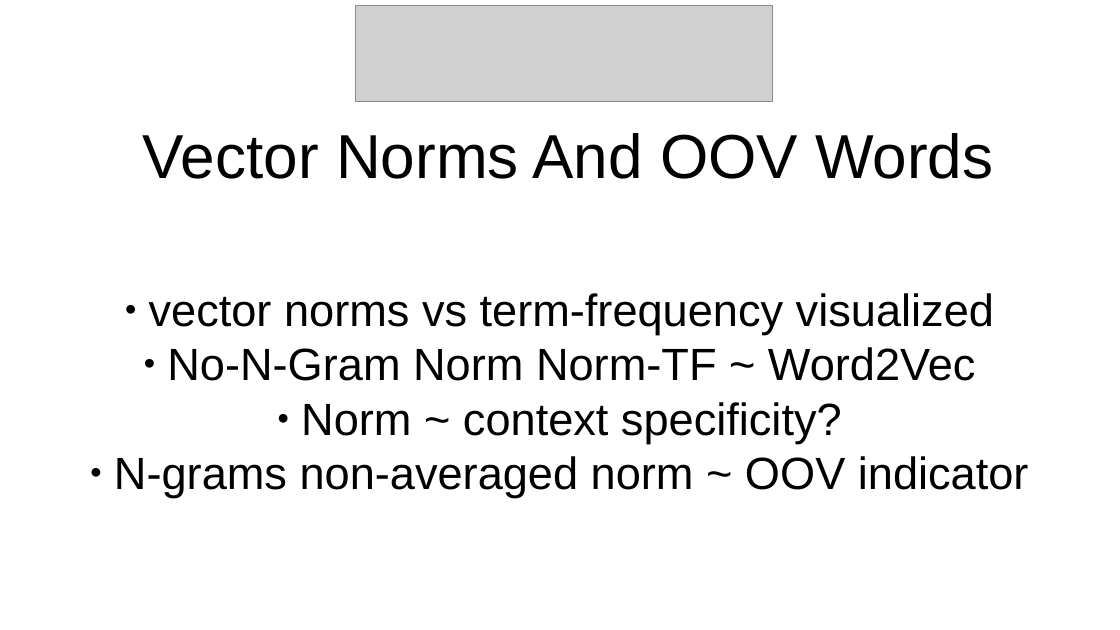
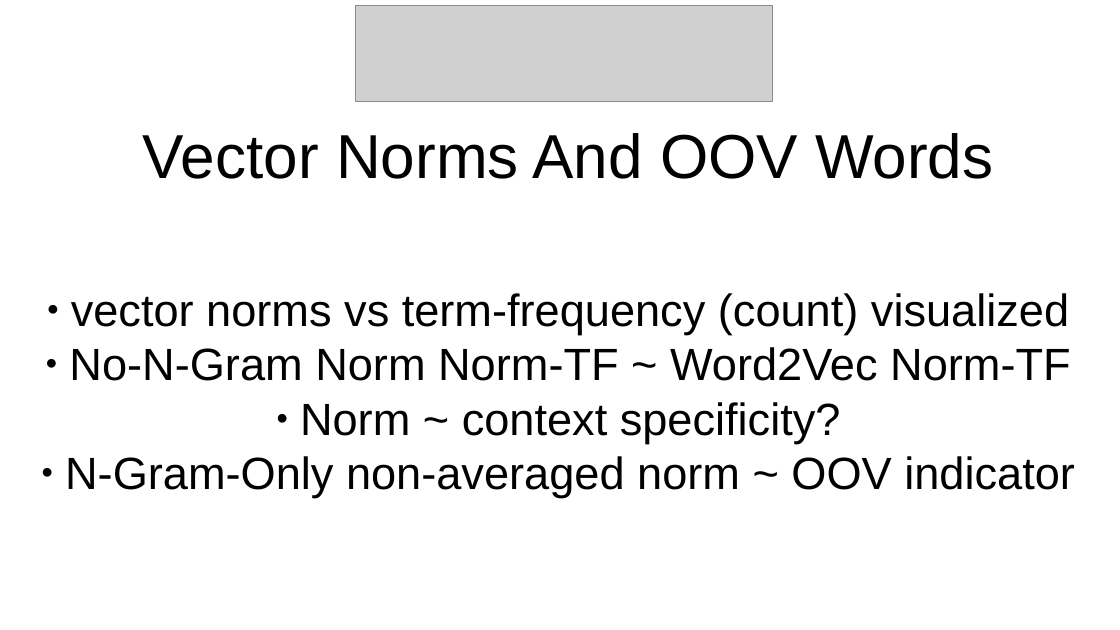
Before and after one commit to vackosar/fasttext-vector-norms-and-oov-words, a slide deck: slide 1 of presentation.odp. Drawn at 1120x630 pixels with LibreOffice and Linux fonts; fonts in the diff are those of the drawing; grey boxes stand for pictures. Boxes give left, top, right and bottom in pixels: in the first picture for what was removed or moved away, otherwise in the second. Text is boxed around its words. In the diff, an @@ line names an element or a change of style, - is before the commit and + after.

Commit message:
presentation

```diff
--- a/presentation.odp
+++ b/presentation.odp
@@ subtitle "vector norms vs term-frequency (count) ...": place and size @@
-subtitle "vector norms vs term-frequency (count) ..." at bbox=[114, 293, 1029, 498]
+subtitle "vector norms vs term-frequency (count) ..." at bbox=[65, 293, 1075, 498]
@@ subtitle at bbox=[69, 293, 1071, 381]: text changed @@
-● vector norms vs term-frequency visualized
-● No-N-Gram Norm Norm-TF ~ Word2Vec
+● vector norms vs term-frequency (count) visualized
+● No-N-Gram Norm Norm-TF ~ Word2Vec Norm-TF
@@ subtitle at bbox=[65, 456, 1075, 498]: text changed @@
-● N-grams non-averaged norm ~ OOV indicator
+● N-Gram-Only non-averaged norm ~ OOV indicator
```
Also in this commit, not shown: 4 other slides changed.
